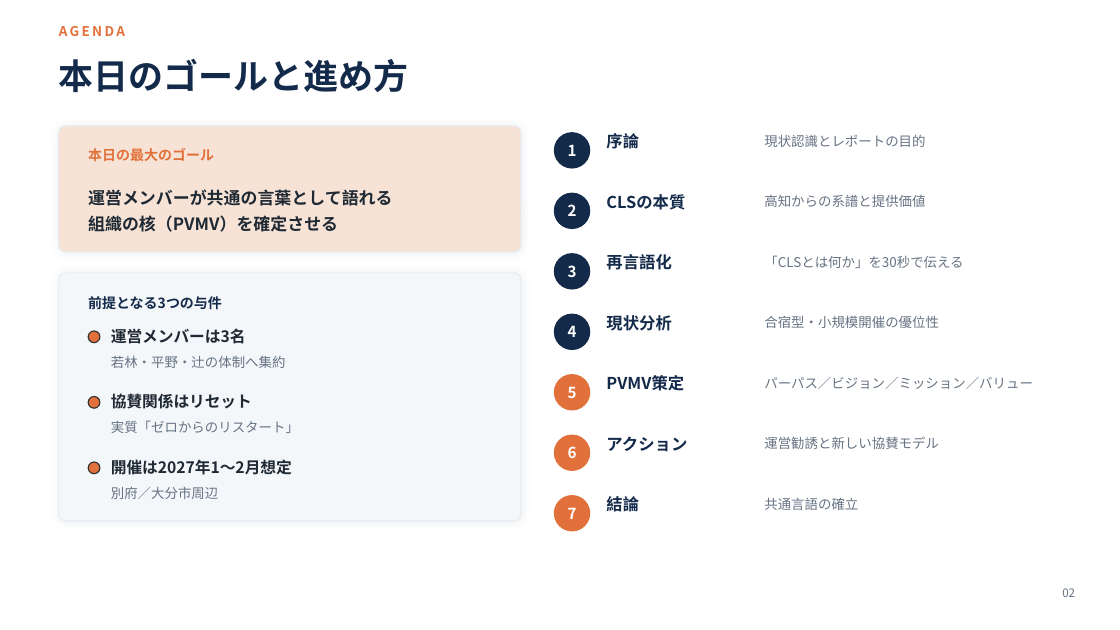
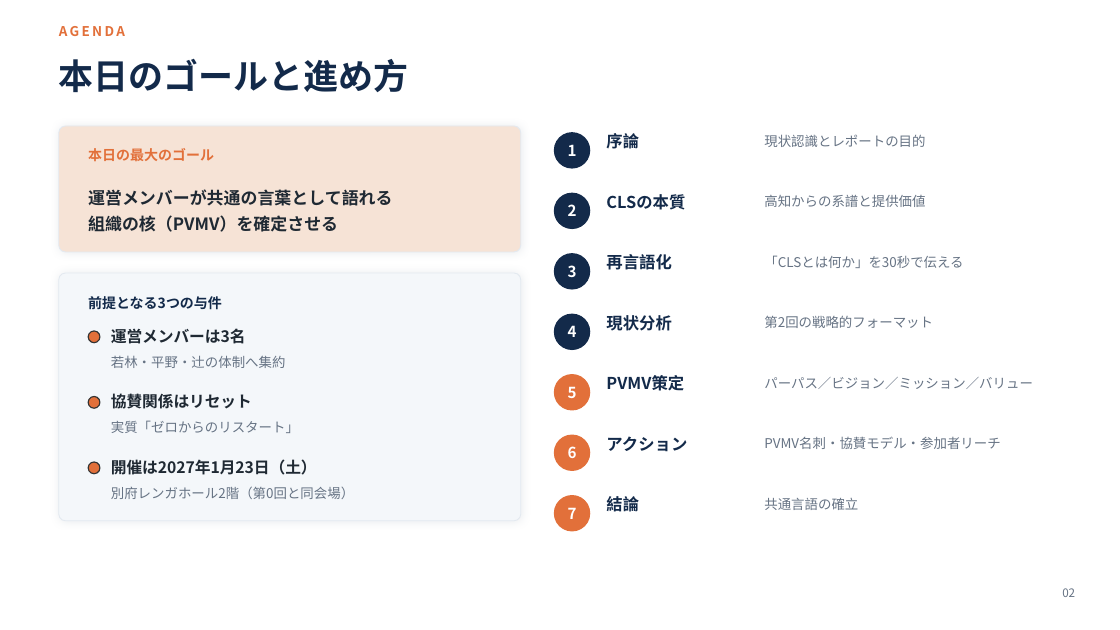
Before and after one commit to RyoWakabayashi/cls-beppu, a slide deck: slide 2 of docs/meetings/20260816/CLS別府第2回企画立案.pptx. Drawn at 1120x630 pixels with LibreOffice and Linux fonts; fonts in the diff are those of the drawing. Boxes give left, top, right and bottom in pixels: in the first picture for what was removed or moved away, otherwise in the second. Text is boxed around its words. In the diff, an @@ line names an element or a change of style, - is before the commit and + after.

```diff
--- a/docs/meetings/20260816/CLS別府第2回企画立案.pptx
+++ b/docs/meetings/20260816/CLS別府第2回企画立案.pptx
@@ text at <box>764,316,933,328</box>: text changed @@
-合宿型・小規模開催の優位性
+第2回の戦略的フォーマット
@@ text at <box>764,437,1000,449</box>: text changed @@
-運営勧誘と新しい協賛モデル
+PVMV名刺・協賛モデル・参加者リーチ
@@ text at <box>111,459,317,475</box>: text changed @@
-開催は2027年1〜2月想定
+開催は2027年1月23日（土）
@@ text at <box>111,486,354,499</box>: text changed @@
-別府／大分市周辺
+別府レンガホール2階（第0回と同会場）
```
Also in this commit, not shown: 11 other slides changed, 1 slide added, 2 other files.
